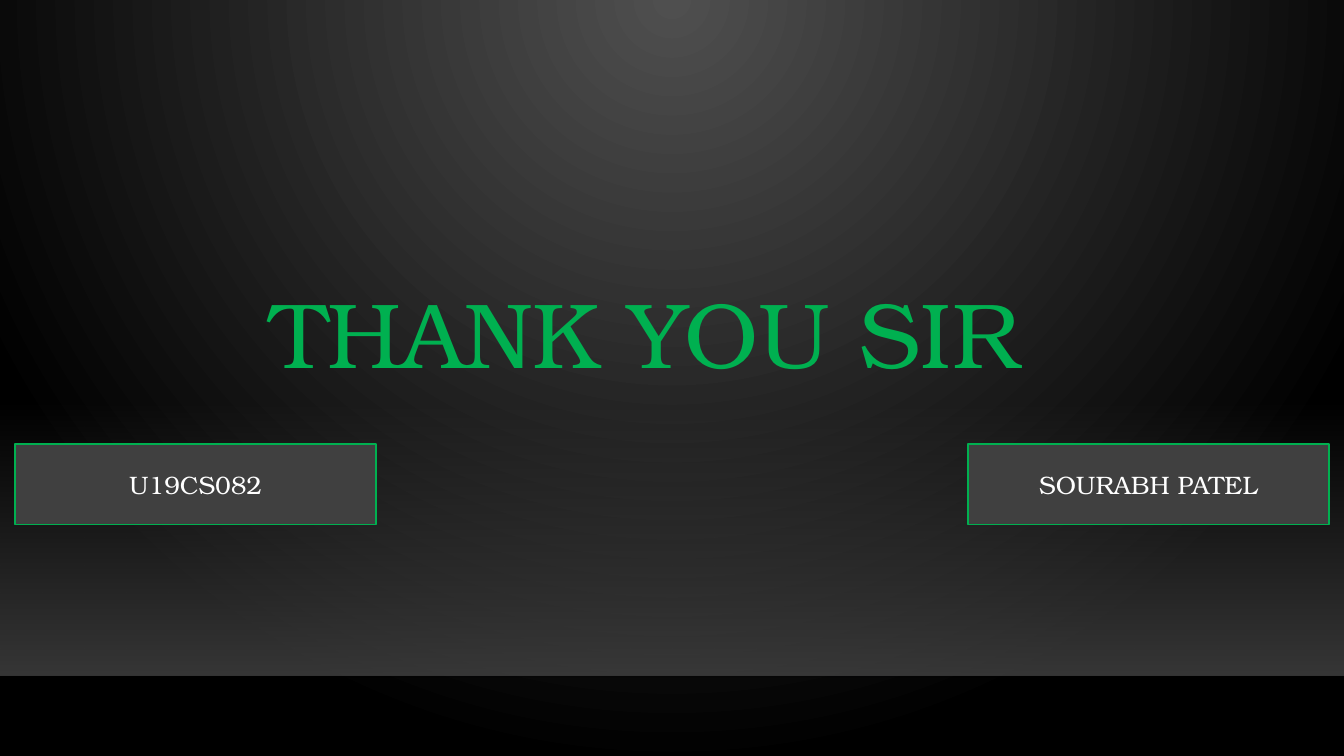
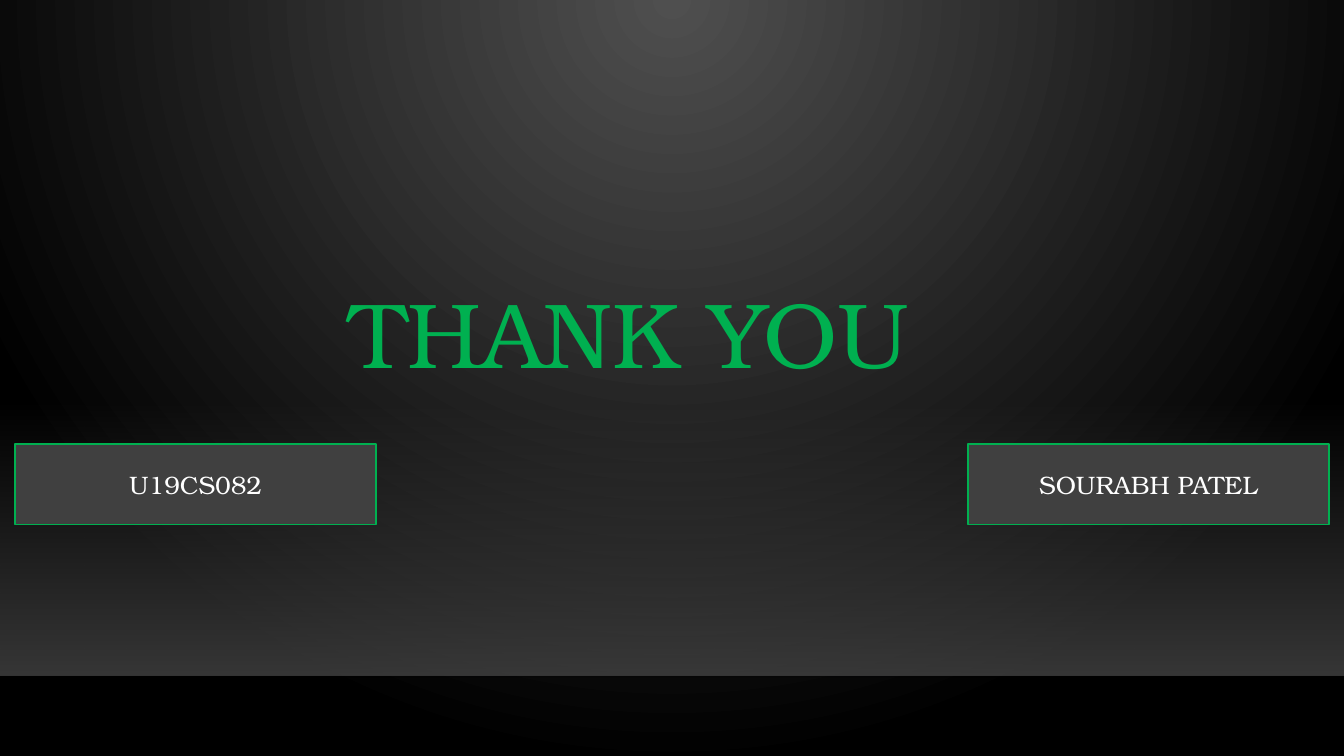
Before and after one commit to Sourabh080299/SEM6_assingments, a slide deck: slide 16 of CC/U19CS082.pptx. Drawn at 1344x756 pixels with LibreOffice and Linux fonts; fonts in the diff are those of the drawing; background and template pictures are left out. Boxes give left, top, right and bottom in pixels: in the first picture for what was removed or moved away, otherwise in the second. Text is boxed around its words. In the diff, an @@ line names an element or a change of style, - is before the commit and + after.

```diff
--- a/CC/U19CS082.pptx
+++ b/CC/U19CS082.pptx
@@ title at <box>350,304,909,369</box>: text changed @@
-THANK YOU SIR
+THANK YOU
```
Also in this commit, not shown: 8 other slides changed.
